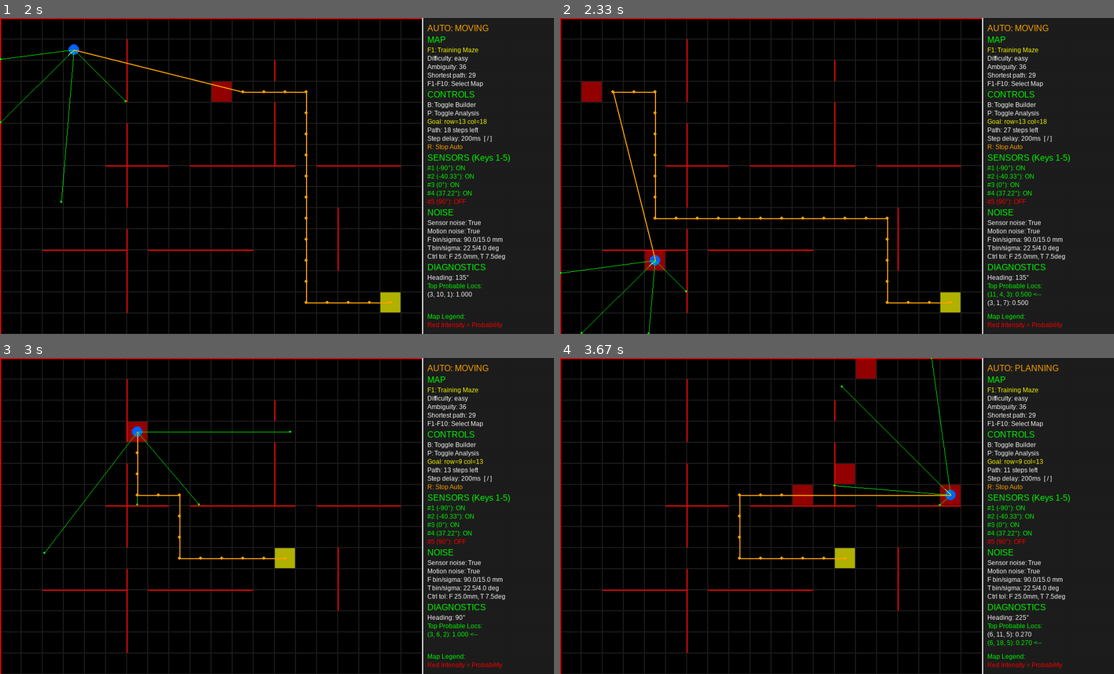
Above: before the commit, frames 1-4 (two rows, left to right).
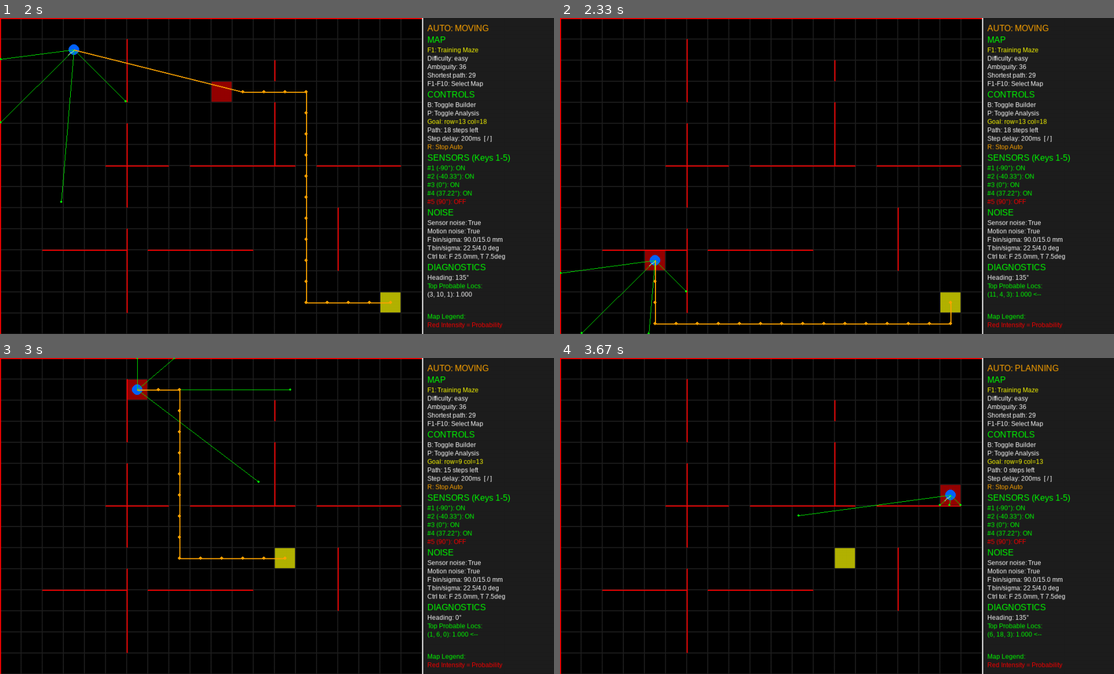
Above: after the commit, the same moments.

Repository: AlonShorr/Project_A
Game: pygame game, started from development/SA_Simulator/lidar_sim/lidar_pygame_sim.py
The game is run twice, just before and just after one commit, with the same random seed, the same clock (stepped at 60 frames per second) and the same inputs.
Inputs (mouse positions are in pixels of both pictures, inside the frame that each line leads up to):
- Up to frame 1 (2 s): hold F1 0.33-0.8 s; hold D 0.33-0.8 s; tap 5 at 0.83 s; hold D 1.17-1.63 s; tap E at 1.32 s; hold R 1.67-1.97 s; hold W 1.67-1.97 s; tap 1 at 1.82 s
- Up to frame 2 (2.33 s): click (665, 251) at 2.05 s
- Up to frame 3 (3 s): click (132, 399) at 2.38 s; right-click (277, 553) at 2.72 s
- Up to frame 4 (3.67 s): click (759, 449) at 3.05 s; click (947, 490) at 3.38 s

Frame 1 is identical in both runs. In frame 2, 1.5% of the frame differs, in the area x 3-85%, y 20-98%; in frame 3, 1.1%; in frame 4, 1.7%, in the area x 32-87%, y 0-92%.

Commit message:
Added ambiguity-aware "localized" check

Diff:
--- a/development/SA_Simulator/lidar_sim/config.py
+++ b/development/SA_Simulator/lidar_sim/config.py
@@ -63,6 +63,10 @@
 LOCALIZATION_THRESHOLD = 0.25   # Min peak-prob to trust localization
 LOCALIZATION_MOVES = 8          # Max random exploratory moves while lost
 IS_LOST_THRESHOLD = 0.15        # Re-localize if peak-prob drops below this
+# Belief is "localized" only if the strongest competing (far-away) mode is at
+# or below this fraction of the peak. Guards against a bimodal belief (two
+# equiprobable cells) being trusted as localized, which sends a bad plan to A*.
+LOCALIZATION_AMBIGUITY_RATIO = 0.5
 AUTO_STEP_DELAY = 200           # ms between auto steps; adjust with [ / ] keys
 
 GOAL = (1, 8)  # Default (row, col) goal
--- a/development/SA_Simulator/lidar_sim/lidar_pygame_sim.py
+++ b/development/SA_Simulator/lidar_sim/lidar_pygame_sim.py
@@ -8,6 +8,7 @@
     SENSOR_ANGLES, DIR_TO_ANGLE,
     WALL_UP, WALL_DOWN, WALL_LEFT, WALL_RIGHT,
     LOCALIZATION_THRESHOLD, IS_LOST_THRESHOLD, AUTO_STEP_DELAY,
+    LOCALIZATION_AMBIGUITY_RATIO,
     ENABLE_SENSOR_NOISE, ENABLE_MOTION_NOISE, RANDOM_SEED,
     FORWARD_TRANSITION_BIN_HALF_WIDTH_MM, FORWARD_CONTROL_TOLERANCE_MM, FORWARD_SIGMA_MM,
     TURN_TRANSITION_BIN_HALF_WIDTH_DEG, TURN_CONTROL_TOLERANCE_DEG, TURN_SIGMA_DEG,
@@ -22,6 +23,7 @@
     predict_action,
     get_best_estimate,
     collapse_position_belief,
+    dominant_position_modes,
 )
 from active_localization import select_best_action, apply_action_to_robot
 from motion_planning import plan_path
@@ -299,7 +301,8 @@
                     step_dc = target_c - robot.c
                     required_angle = DIR_TO_ANGLE.get((step_dr, step_dc))
                     if required_angle is None:
-                        auto_state = AUTO_PLANNING
+                        print("Next path step is non-adjacent — belief may be wrong. Re-localizing...")
+                        reset_auto(AUTO_LOCALIZING)
                     elif robot.angle_index != required_angle:
                         delta = (required_angle - robot.angle_index) % 8
                         turn_action = "TURN_RIGHT" if delta <= 4 else "TURN_LEFT"
@@ -323,6 +326,9 @@
                         last_auto_step_ms = now
                         if robot.r == target_r and robot.c == target_c:
                             planned_path.pop(0)
+                        elif not eff_moved:
+                            print("Forward move blocked by wall — plan is invalid. Re-localizing...")
+                            reset_auto(AUTO_LOCALIZING)
 
             else:  # AUTO_IDLE or AUTO_DONE — manual control
                 eff_dr, eff_dc = dr, dc
@@ -339,9 +345,11 @@
             prob_matrix = update_probability(prob_matrix, dists, expected_data)
 
             if auto_state == AUTO_LOCALIZING:
-                _, _, _, peak = get_best_estimate(prob_matrix)
-                if peak >= LOCALIZATION_THRESHOLD:
-                    print(f"Localized! peak={peak:.3f}. Planning path to {goal}...")
+                peak, runner_up = dominant_position_modes(prob_matrix)
+                ambiguous = runner_up > peak * LOCALIZATION_AMBIGUITY_RATIO
+                if peak >= LOCALIZATION_THRESHOLD and not ambiguous:
+                    print(f"Localized! peak={peak:.3f} (runner-up {runner_up:.3f}). "
+                          f"Planning path to {goal}...")
                     auto_state = AUTO_PLANNING
                     active_loc_action = None
             elif auto_state == AUTO_MOVING:
--- a/development/SA_Simulator/lidar_sim/localization.py
+++ b/development/SA_Simulator/lidar_sim/localization.py
@@ -191,6 +191,33 @@
 def collapse_position_belief(prob_matrix):
     """Return position probability by summing out orientation."""
     return np.sum(prob_matrix, axis=2)
+
+
+def dominant_position_modes(prob_matrix, min_separation=2):
+    """Return ``(peak_prob, runner_up_prob)`` over distinct position modes.
+
+    Collapses orientation out of the belief, then reports the strongest cell
+    probability (``peak_prob``) alongside the strongest *competing* cell
+    (``runner_up_prob``): the highest probability among cells at least
+    ``min_separation`` cells away (Chebyshev distance) from the peak.
+
+    The separation matters because a single, well-localized peak still leaks
+    probability onto its immediate neighbours through the motion-blur model.
+    Those neighbours are not a competing hypothesis. A genuine second mode (the
+    multimodal / ambiguous case that stalls planning) sits *far* from the peak,
+    so requiring a gap of ``min_separation`` distinguishes "smeared but
+    unimodal" from "two real hypotheses".
+    """
+    pos = collapse_position_belief(prob_matrix)
+    pr, pc = np.unravel_index(int(np.argmax(pos)), pos.shape)
+    peak = float(pos[pr, pc])
+
+    rows, cols = pos.shape
+    rr = np.arange(rows)[:, None]
+    cc = np.arange(cols)[None, :]
+    far = (np.abs(rr - pr) >= min_separation) | (np.abs(cc - pc) >= min_separation)
+    runner_up = float(pos[far].max()) if far.any() else 0.0
+    return peak, runner_up
 
 
 def do_localization_step(robot, wall_map, spin_count, move_count):
